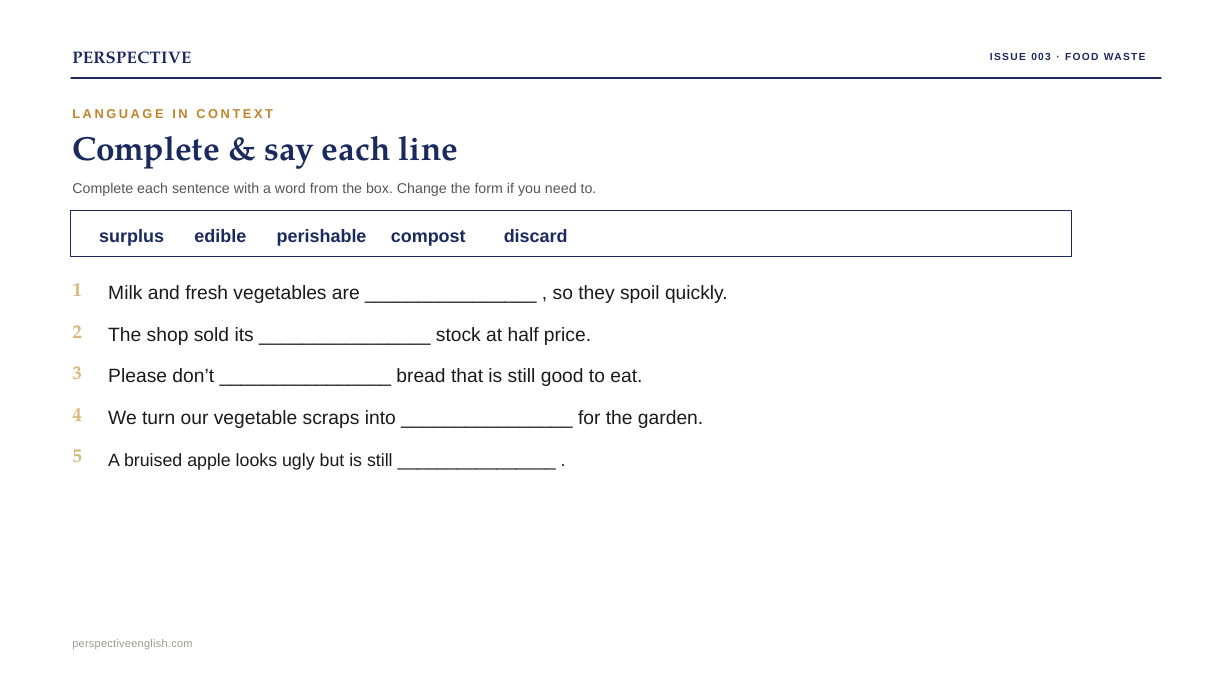
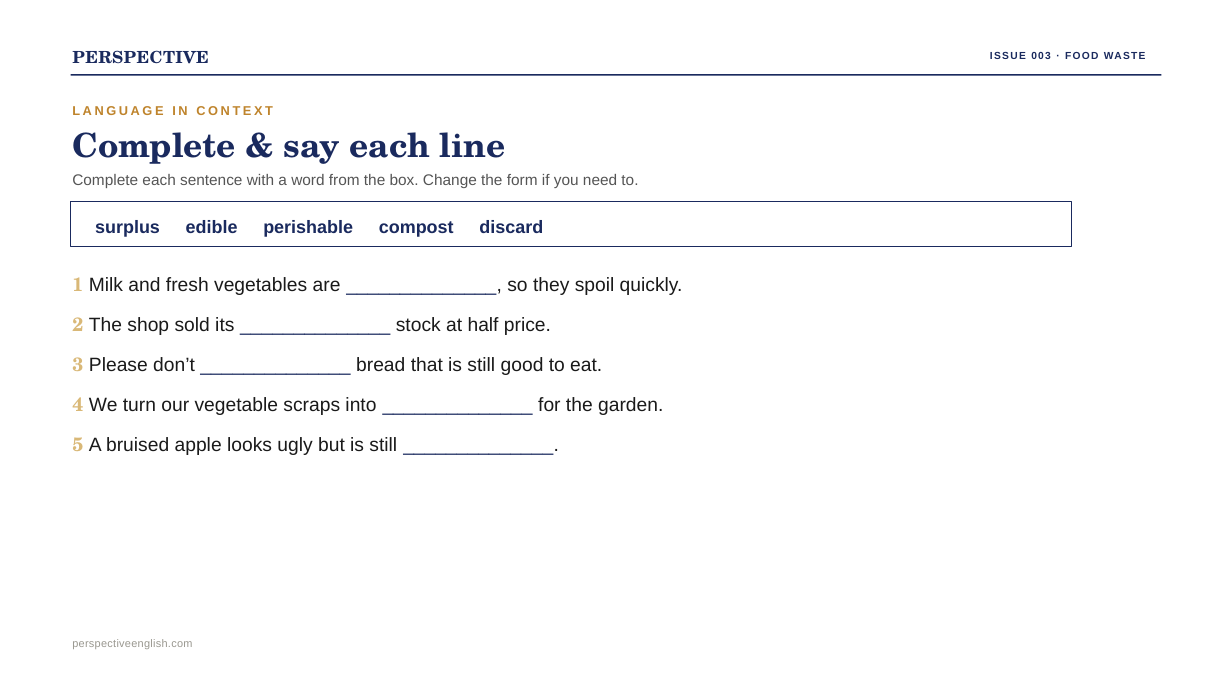
Before and after one commit to Swinka85/perspective-english, a slide deck: slide 12 of downloads/issue003-ppt.pptx. Drawn at 1232x693 pixels with LibreOffice and Linux fonts; fonts in the diff are those of the drawing. Boxes give left, top, right and bottom in pixels: in the first picture for what was removed or moved away, otherwise in the second. Text is boxed around its words. In the diff, an @@ line names an element or a change of style, - is before the commit and + after.

```diff
--- a/downloads/issue003-ppt.pptx
+++ b/downloads/issue003-ppt.pptx
@@ text "PERSPECTIVE" at bbox=[72, 50, 209, 64]: font TeX Gyre Pagella to TeX Gyre Schola @@
@@ text "Complete & say each line" at bbox=[72, 132, 506, 164]: font TeX Gyre Pagella to TeX Gyre Schola @@
@@ text "Complete each sentence with a ...": place and size @@
-text "Complete each sentence with a ..." at bbox=[72, 182, 597, 196]
+text "Complete each sentence with a ..." at bbox=[72, 174, 638, 188]
@@ text "Complete each sentence with a ..." at bbox=[72, 174, 638, 188]: size 16.6 to 18 pt @@
@@ rectangle: place and size @@
-rectangle at bbox=[71, 211, 1072, 256]
+rectangle at bbox=[71, 201, 1072, 247]
@@ text "surplus": place and size @@
-text "surplus" at bbox=[99, 229, 164, 246]
+text "surplus" at bbox=[95, 220, 160, 237]
@@ text "edible": place and size @@
-text "edible" at bbox=[194, 229, 246, 242]
+text "edible" at bbox=[186, 220, 238, 233]
@@ text "perishable": place and size @@
-text "perishable" at bbox=[277, 229, 367, 246]
+text "perishable" at bbox=[263, 220, 353, 237]
@@ text "compost": place and size @@
-text "compost" at bbox=[391, 230, 466, 246]
+text "compost" at bbox=[379, 221, 454, 237]
@@ text "discard": place and size @@
-text "discard" at bbox=[504, 229, 568, 242]
+text "discard" at bbox=[479, 220, 543, 233]
@@ text at bbox=[72, 277, 683, 295]: text changed @@
-Milk and fresh vegetables are ________________ , so they spoil quickly.
+1 Milk and fresh vegetables are ______________, so they spoil quickly.
@@ text removed at bbox=[72, 283, 82, 296] @@
-1
@@ text at bbox=[72, 317, 551, 335]: text changed @@
-The shop sold its ________________ stock at half price.
+2 The shop sold its ______________ stock at half price.
@@ text removed at bbox=[72, 325, 82, 338] @@
-2
@@ text at bbox=[72, 357, 602, 375]: text changed @@
-Please don’t ________________ bread that is still good to eat.
+3 Please don’t ______________ bread that is still good to eat.
@@ text removed at bbox=[72, 366, 82, 380] @@
-3
@@ text at bbox=[72, 397, 663, 415]: text changed @@
-We turn our vegetable scraps into ________________ for the garden.
+4 We turn our vegetable scraps into ______________ for the garden.
@@ text removed at bbox=[72, 408, 82, 421] @@
-4
@@ text at bbox=[72, 437, 397, 455]: text changed; size 20.8 to 22.5 pt @@
-A bruised apple looks ugly but is still ________________ .
+5 A bruised apple looks ugly but is still ______________.
@@ text removed at bbox=[72, 449, 82, 462] @@
-5
```
Also in this commit, not shown: 14 other slides changed, 5 other files.
